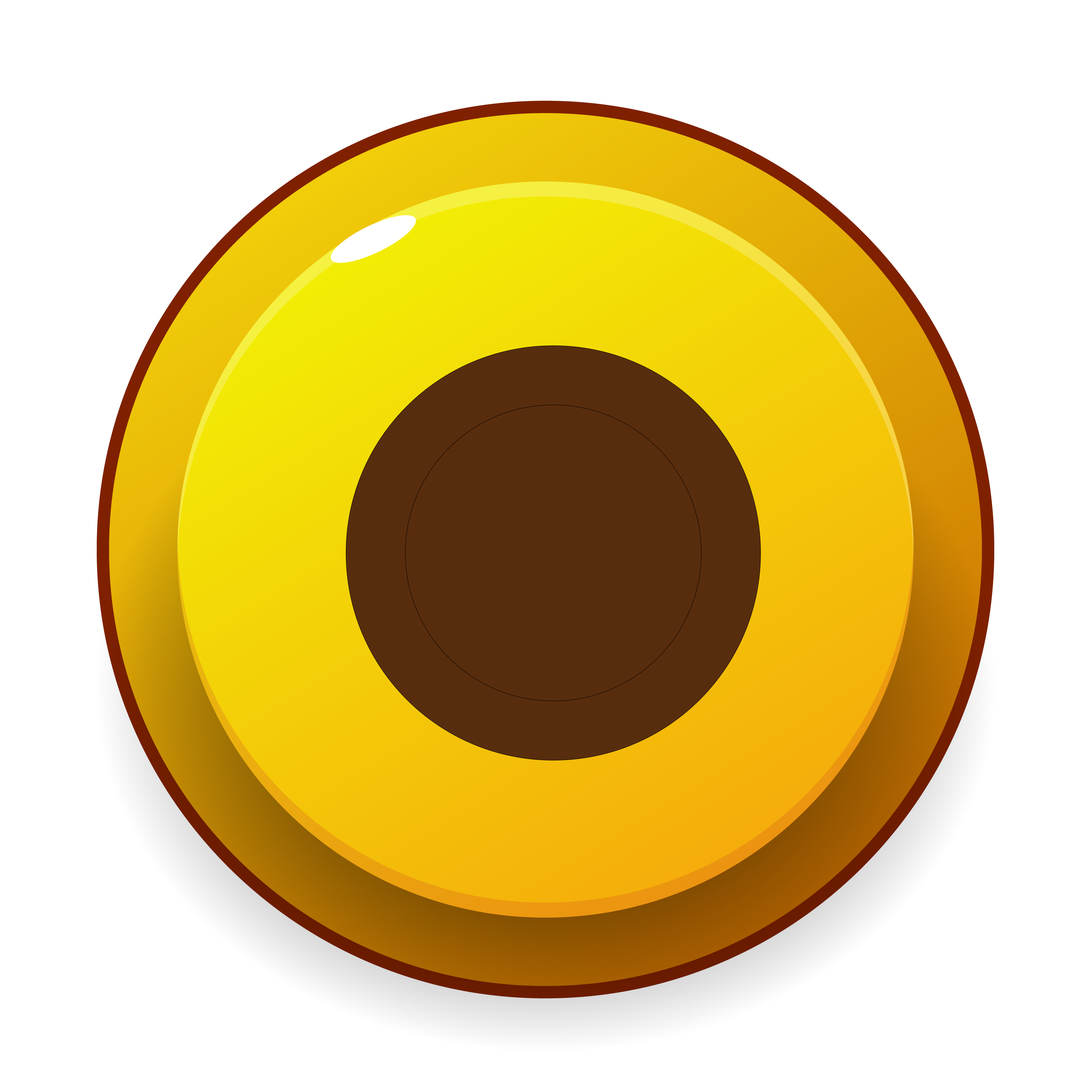
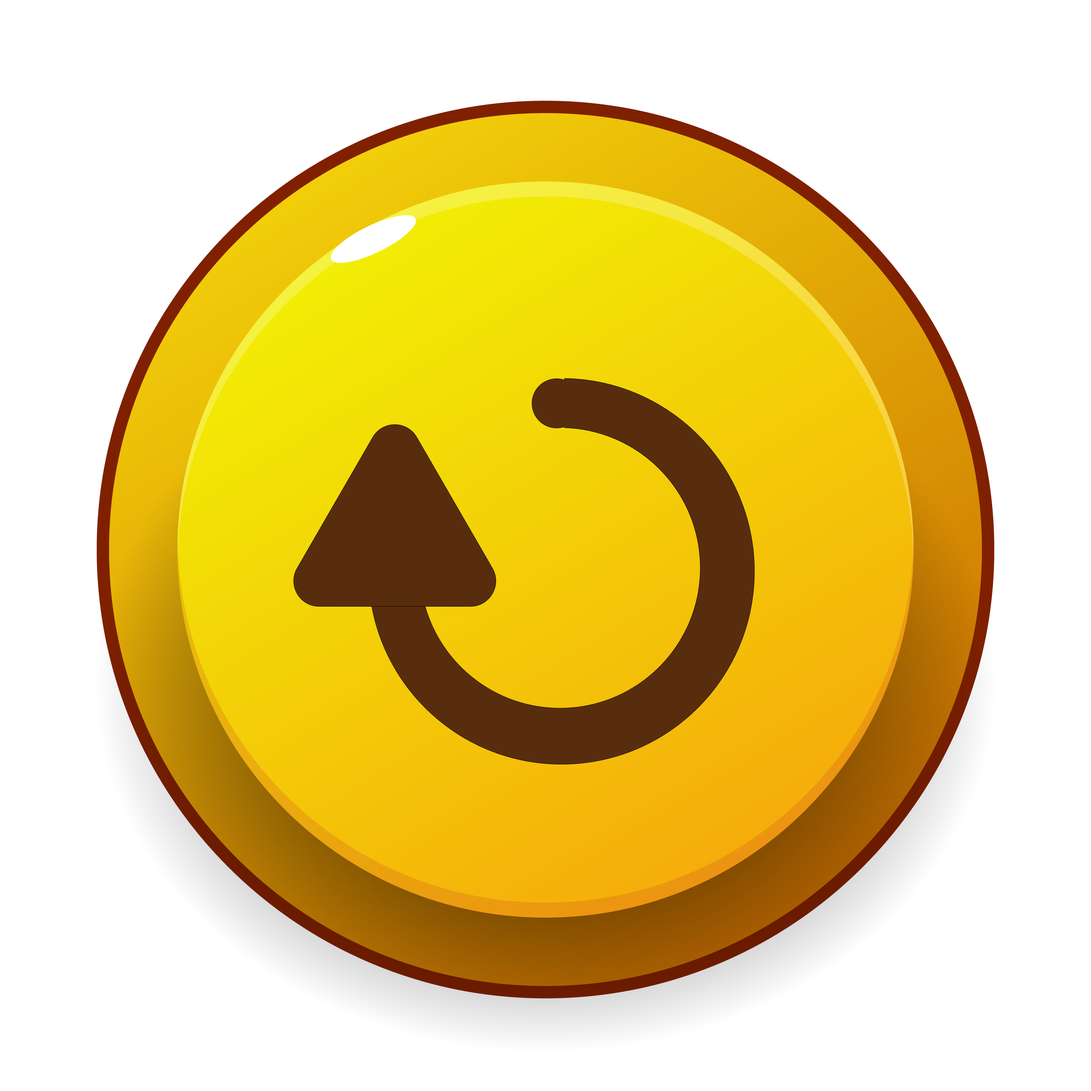
Layer changes from the first 1091px x 1091px image to the second:
added group "Group 2" with 2 layers above "Triangle 1" over (x1=293, y1=378, x2=755, y2=765)
added layer "Triangle 1 copy" in group "Group 2" over (x1=293, y1=424, x2=497, y2=607)
moved "Ellipse 1" into group "Group 2", painted on it over (x1=346, y1=345, x2=762, y2=765)
